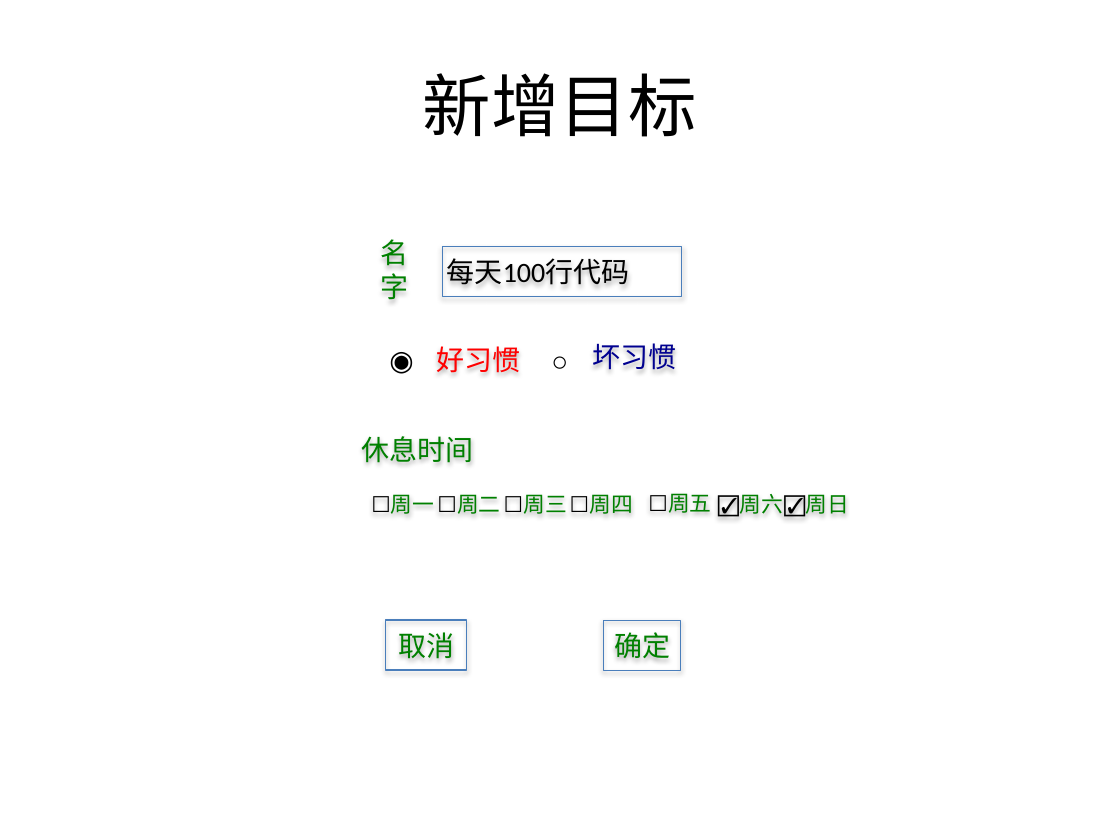
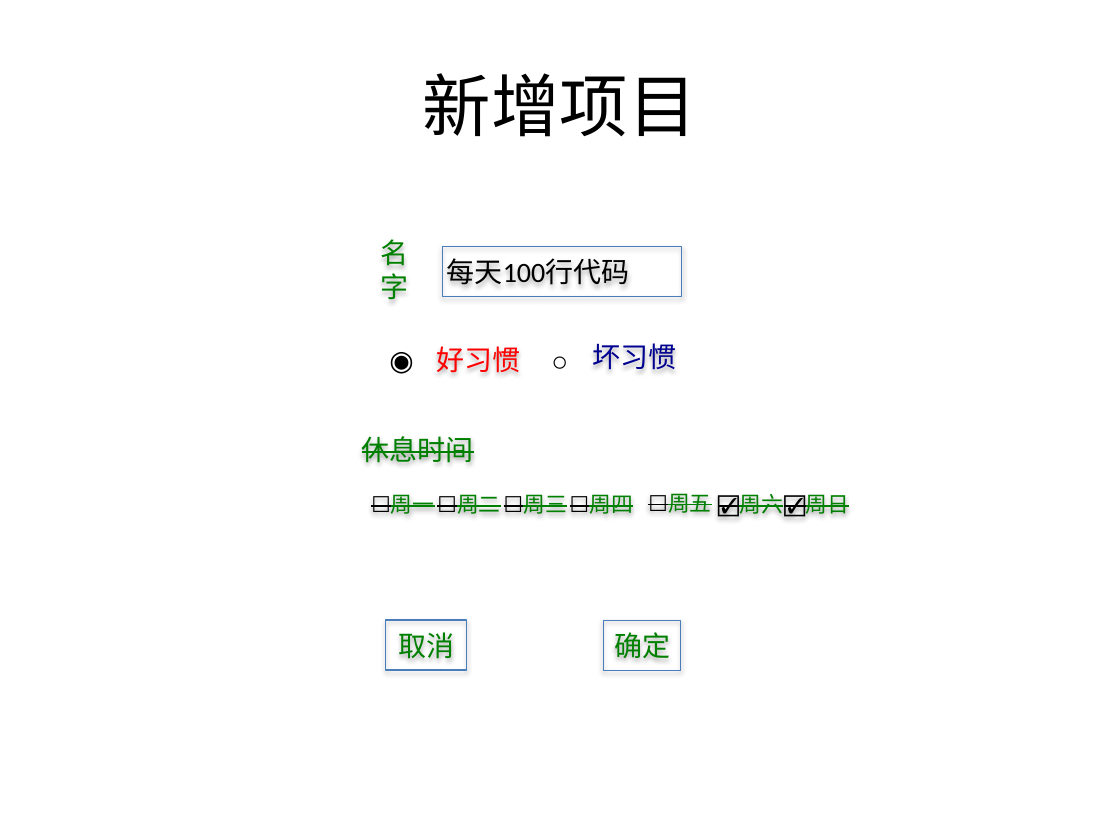
Before and after one commit to zenkj/meiriqiandao, a slide deck: slide 4 of ui/ui.pptx. Drawn at 1120x840 pixels with LibreOffice and Linux fonts; fonts in the diff are those of the drawing. Boxes give left, top, right and bottom in pixels: in the first picture for what was removed or moved away, otherwise in the second. Text is boxed around its words. In the diff, an @@ line names an element or a change of style, - is before the commit and + after.

```diff
--- a/ui/ui.pptx
+++ b/ui/ui.pptx
@@ title at [423,73,697,137]: text changed @@
-新增目标
+新增项目
@@ strikethrough on in 8 elements at [362,436,474,463], [371,495,434,514], [718,494,850,517], [718,494,850,517], [437,495,500,514], [504,495,567,514], [570,495,633,514], [648,494,711,513] @@
```
Also in this commit, not shown: 6 other slides changed.
